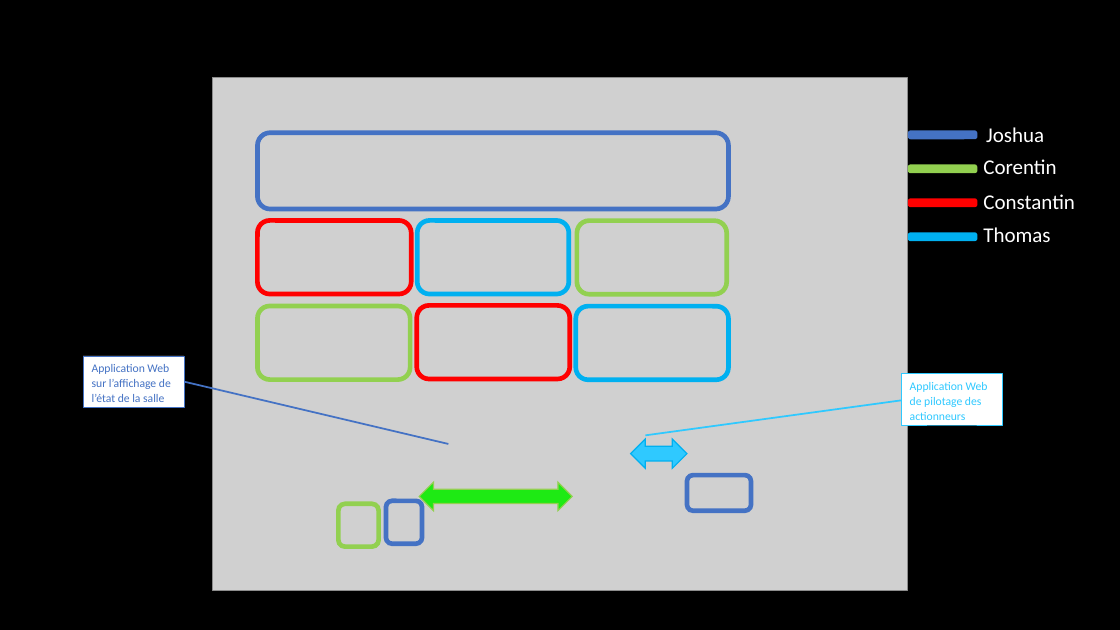
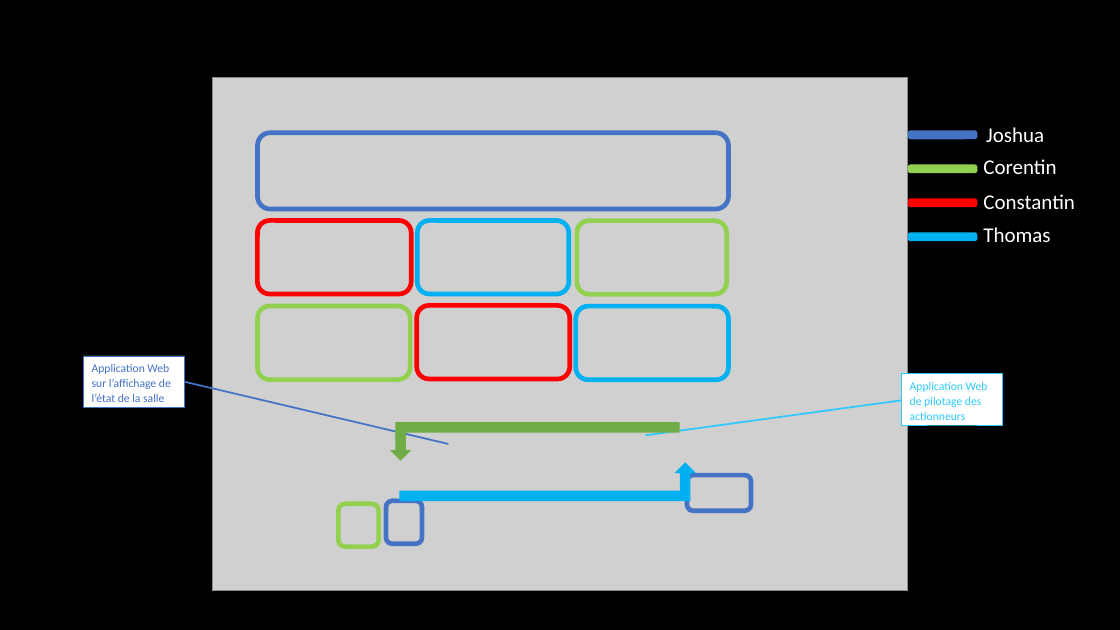
Before and after one commit to corentin-breny/Systeme_Escape_Game_13emePorte, a slide deck: slide 3 of Etudiants/Thomas/Revue Projet/Revue 1/Thomas Cadeau Revue 1.pptx. Drawn at 1120x630 pixels with LibreOffice and Linux fonts; fonts in the diff are those of the drawing; grey boxes stand for pictures; background and template pictures are left out. Boxes give left, top, right and bottom in pixels: in the first picture for what was removed or moved away, otherwise in the second. Text is boxed around its words. In the diff, an @@ line names an element or a change of style, - is before the commit and + after.

```diff
--- a/Etudiants/Thomas/Revue Projet/Revue 1/Thomas Cadeau Revue 1.pptx
+++ b/Etudiants/Thomas/Revue Projet/Revue 1/Thomas Cadeau Revue 1.pptx
@@ bent up arrow added at <box>392,423,680,460</box>, fill #70AD47, outline #70AD47 1 pt @@
@@ left right arrow removed at <box>631,439,687,469</box> @@
@@ bent up arrow added at <box>400,463,695,501</box>, fill #00B0F0, outline #00B0F0 1 pt @@
@@ left right arrow removed at <box>419,482,572,511</box> @@
```
Also in this commit, not shown: 1 other slide changed, 3 slides added, 8 other files.
